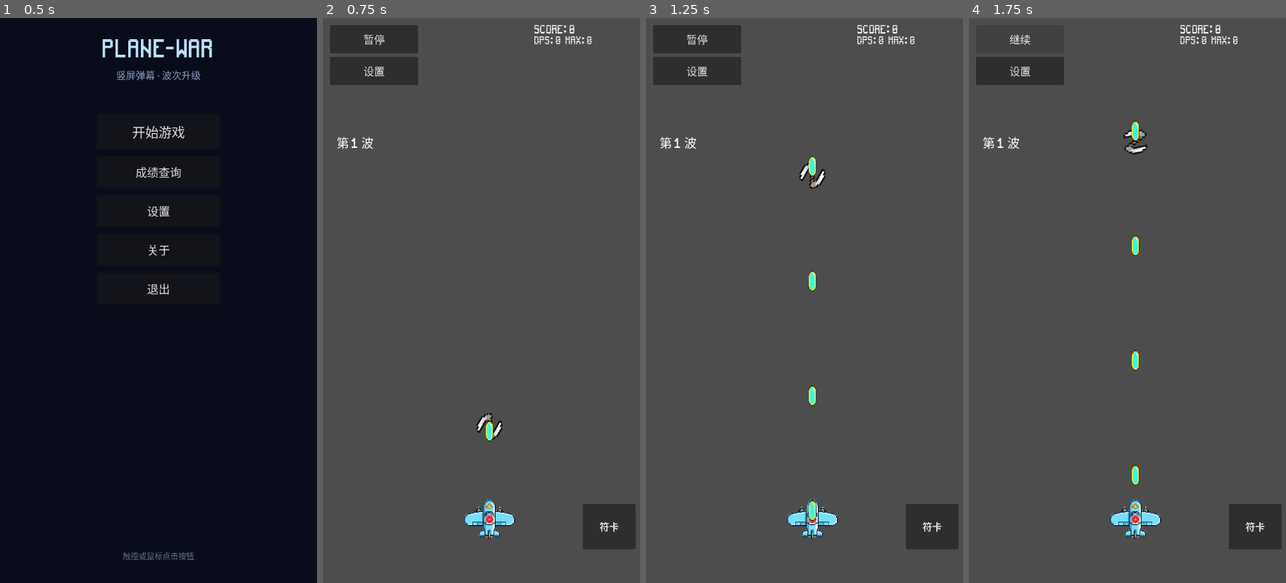
Above: before the commit, frames 1-4 (left to right).
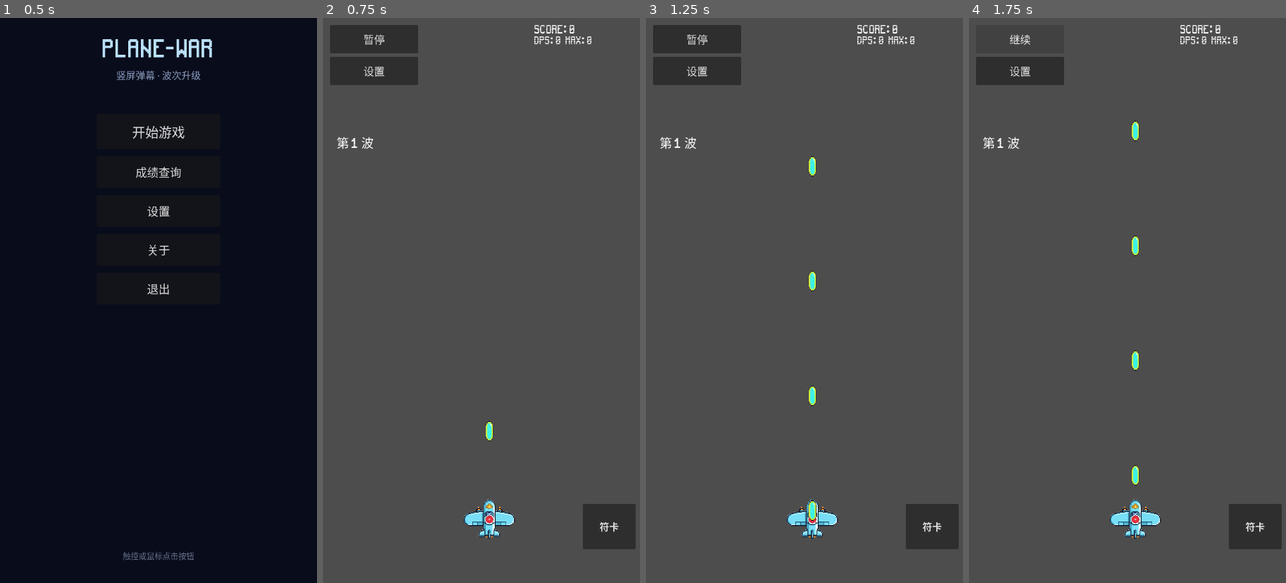
Above: after the commit, the same moments.

Repository: qingzhixing/plane-war
Game: Godot game, scene res://scenes/MainMenu.tscn
Two runs of this game, one before a commit and one after it. Both use one fixed random seed, a clock stepped at 60 frames per second and the inputs below. Sound files missing from this copy of the repository are replaced by a short silence.
Inputs:
- Up to frame 1 (0.5 s): no input
- Up to frame 2 (0.75 s): click "开始游戏" at 0.5 s
- Up to frame 3 (1.25 s): no input
- Up to frame 4 (1.75 s): click "暂停" at 1.25 s

Frame 1 is identical in both runs. In frame 2, 0.1% of the frame differs, in the area x 48-57%, y 69-75%; in frame 3, 0.2%; in frame 4, 0.2%, in the area x 48-57%, y 19-25%.

Commit message:
🐛 FIX: 回旋镖命中不销毁 + 恢复解锁与回旋镖+1
Made-with: Cursor

Diff:
--- a/scripts/bullets/PlayerBoomerang.gd
+++ b/scripts/bullets/PlayerBoomerang.gd
@@ -12,6 +12,20 @@
 func _ready() -> void:
 	super._ready()
 	add_to_group("player_boomerang")
+	# 不沿用 BulletBase 的穿透耗尽 queue_free，否则飞程中打满次数会消失
+
+
+func _on_area_entered(area: Node) -> void:
+	if not (area.is_in_group("enemy") or area.is_in_group("boss")):
+		return
+	var dealt_damage := damage
+	if area.is_in_group("boss"):
+		dealt_damage = max(1, int(round(float(damage) * _boss_damage_multiplier)))
+	if area.has_method("apply_damage"):
+		area.apply_damage(dealt_damage)
+		get_tree().call_group("battle_stats_manager", "record_player_damage", dealt_damage, area)
+		_spawn_hit_vfx(area)
+	# 回旋镖不因命中销毁，仅回程触玩家或出界销毁
 
 
 func _process(delta: float) -> void:
--- a/scripts/debug_upgrade_picker.gd
+++ b/scripts/debug_upgrade_picker.gd
@@ -13,6 +13,7 @@
 	{"id": "boss_hunter", "name": "要害瞄准", "desc": "主武器对 Boss 伤害 +20%"},
 	{"id": "arrow_cooldown", "name": "轻量箭袋", "desc": "弓箭冷却 -20%"},
 	{"id": "arrow_multi", "name": "齐射箭矢", "desc": "弓箭齐射 +1 / 解锁"},
+	{"id": "boomerang_multi", "name": "双刃回旋", "desc": "解锁回旋镖 / 齐射 +1"},
 	{"id": "combo_boost", "name": "节奏推进", "desc": "每次命中连击 +1"},
 	{"id": "combo_guard", "name": "稳态护盾", "desc": "连击保护 +1 层"},
 	{"id": "bomb_cooldown", "name": "符卡充能", "desc": "符卡冷却 -15%"},
--- a/scripts/player.gd
+++ b/scripts/player.gd
@@ -33,13 +33,15 @@
 var _weapon_mode: String = "bullet"
 var _weapon_unlocked: Dictionary = {
 	"arrow": false,
+	"boomerang": false,
 	"bomb": false,
 }
+var _boomerang_shot_count: int = 1
 var _hit_invulnerable_timer: float = 0.0
 var _damage_multiplier: float = 1.0
 var _arrow_auto_timer: float = 0.0
 var _arrow_shot_count: int = 0
-## 0 或 1：最多一枚在飞，回收后再发一枚
+## 当前在飞的回旋镖数量；归零后齐射下一波
 var _boomerang_airborne: int = 0
 var _bomb_auto_timer: float = 0.0
 var _bomb_shot_count: int = 0
@@ -69,13 +71,14 @@
 	_bomb_auto_timer = bomb_auto_interval
 	if _weapon_mode == "boomerang":
 		_weapon_mode = "bullet"
+		_weapon_unlocked["boomerang"] = true
 	if _weapon_mode == "bomb":
 		_weapon_mode = "bullet"
 		_weapon_unlocked["bomb"] = true
 		_bomb_shot_count = maxi(_bomb_shot_count, 1)
 	_init_shield()
-	if _boomerang_airborne == 0:
-		call_deferred("_spawn_one_boomerang")
+	if has_weapon_unlocked("boomerang") and _boomerang_airborne == 0:
+		call_deferred("_spawn_boomerang_volley")
 
 func _unhandled_input(event: InputEvent) -> void:
 	if event is InputEventScreenTouch:
@@ -187,18 +190,19 @@
 		_spawn_configured_bullet(bullet_scene_bomb, dir, 0.0, 0.75, 0, "bullet", "straight", side_offset)
 
 
-func _spawn_one_boomerang() -> void:
-	if bullet_scene_boomerang == null or _boomerang_airborne > 0:
-		return
-	_boomerang_airborne = 1
-	var dir := Vector2(0, -1)
-	var target := _boomerang_aim_dir()
-	if target.length_squared() > 0.0001:
-		dir = target
-	if dir.y > 0.0:
-		dir.y = -absf(dir.y)
-	dir = dir.normalized()
-	_spawn_configured_bullet(bullet_scene_boomerang, dir, 0.35, boomerang_speed_mult, 2, "bullet", "boomerang", Vector2.ZERO)
+func _spawn_boomerang_volley() -> void:
+	if not has_weapon_unlocked("boomerang") or bullet_scene_boomerang == null or _boomerang_airborne > 0:
+		return
+	var n: int = maxi(1, _boomerang_shot_count)
+	_boomerang_airborne = n
+	var spread := 0.18
+	for i in n:
+		var angle: float = (i - (n - 1) * 0.5) * spread
+		var dir := Vector2(sin(angle), -cos(angle))
+		if dir.y > 0.0:
+			dir.y = -dir.y
+		var side_offset: Vector2 = Vector2(-dir.y, dir.x) * 18.0 * (i - (n - 1) * 0.5)
+		_spawn_configured_bullet(bullet_scene_boomerang, dir, 0.35, boomerang_speed_mult, 0, "bullet", "boomerang", side_offset)
 
 
 func _boomerang_aim_dir() -> Vector2:
@@ -215,8 +219,9 @@
 
 
 func on_boomerang_returned() -> void:
-	_boomerang_airborne = 0
-	call_deferred("_spawn_one_boomerang")
+	_boomerang_airborne = maxi(0, _boomerang_airborne - 1)
+	if _boomerang_airborne == 0 and has_weapon_unlocked("boomerang"):
+		call_deferred("_spawn_boomerang_volley")
 
 
 func _update_side_weapons(delta: float) -> void:
@@ -343,8 +348,14 @@
 			if not has_weapon_unlocked("arrow"):
 				_weapon_unlocked["arrow"] = true
 			_arrow_shot_count = max(1, _arrow_shot_count + 1)
-		"boomerang_speed", "boomerang_cooldown", "boomerang_multi":
+		"boomerang_speed", "boomerang_cooldown":
 			pass
+		"boomerang_multi":
+			if not has_weapon_unlocked("boomerang"):
+				_weapon_unlocked["boomerang"] = true
+				call_deferred("_spawn_boomerang_volley")
+			else:
+				_boomerang_shot_count = mini(6, _boomerang_shot_count + 1)
 		"bomb_multi", "bomb_weapon":
 			if not has_weapon_unlocked("bomb"):
 				_weapon_unlocked["bomb"] = true
--- a/scripts/upgrade_ui.gd
+++ b/scripts/upgrade_ui.gd
@@ -14,6 +14,9 @@
 	# 副武器：弓箭（由 arrow_multi 首次解锁）
 	{"id": "arrow_cooldown", "name": "轻量箭袋", "desc": "弓箭冷却 -20%"},
 	{"id": "arrow_multi", "name": "齐射箭矢", "desc": "弓箭齐射数量 +1；若未解锁则同时解锁"},
+
+	# 副武器：回旋镖（boomerang_multi 解锁 + 齐射 +1）
+	{"id": "boomerang_multi", "name": "双刃回旋", "desc": "解锁回旋镖；已解锁则回旋镖齐射 +1（全数回收后再射下一波）"},
 
 	# 副武器：炸弹（由 bomb_multi 首次解锁）
 	{"id": "bomb_multi", "name": "挂载炸弹", "desc": "解锁炸弹副武器，齐射 +1；自动向上发射，仅炸敌机"},
@@ -235,6 +238,7 @@
 		"arrow_multi",
 		"combo_boost",
 		"combo_guard",
+		"boomerang_multi",
 		"bomb_cooldown",
 		"bomb_multi",
 		"bomb_side_cooldown",
